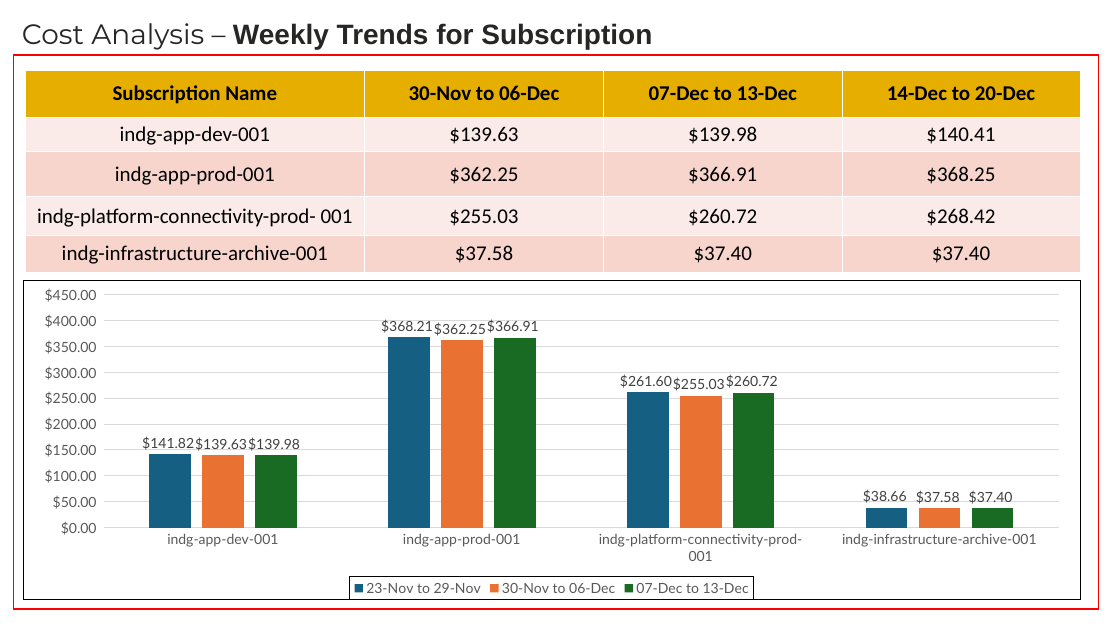
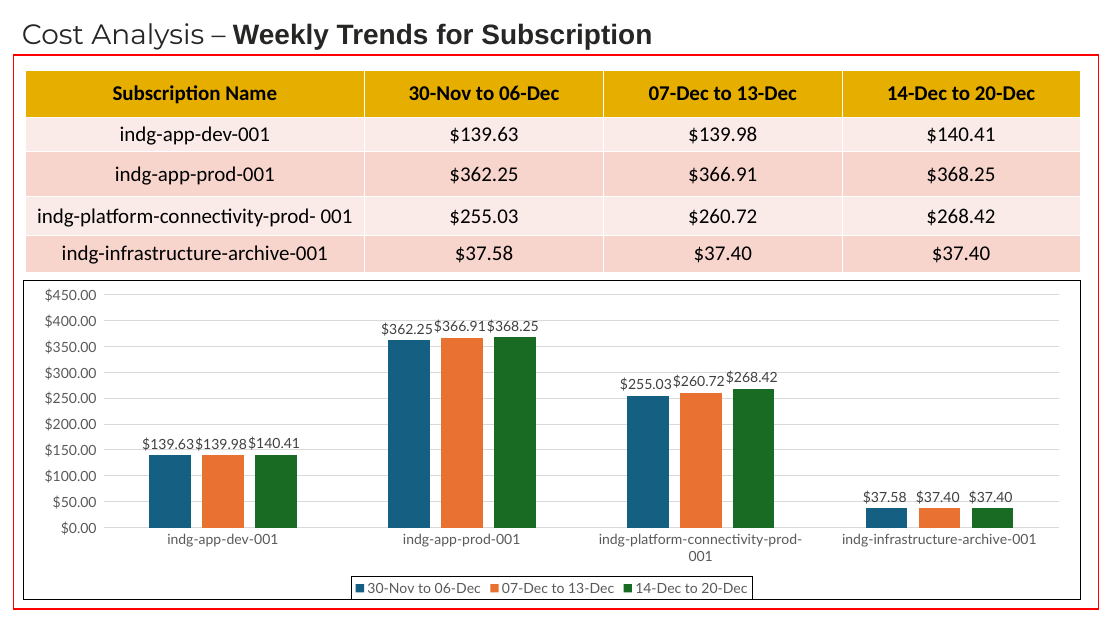
Before and after one commit to Ashu-tosh-Padhi/AshutoshPortfolio, a slide deck: slide 7 of OMEGA Azure(PaaS&SaaS) Module Meeting_23 Dec'25.pptx. Drawn at 1120x630 pixels with LibreOffice and Linux fonts; fonts in the diff are those of the drawing. Boxes give left, top, right and bottom in pixels: in the first picture for what was removed or moved away, otherwise in the second. Text is boxed around its words. In the diff, an @@ line names an element or a change of style, - is before the commit and + after.

```diff
--- a/OMEGA Azure(PaaS&SaaS) Module Meeting_23 Dec'25.pptx
+++ b/OMEGA Azure(PaaS&SaaS) Module Meeting_23 Dec'25.pptx
@@ column chart at [24,280,1081,600] @@
-23-Nov to 29-Nov: 141.82, 368.21, 261.6, 38.66
+30-Nov to 06-Dec: 139.63, 362.25, 255.03, 37.58
-30-Nov to 06-Dec: 139.63, 362.25, 255.03, 37.58
+07-Dec to 13-Dec: 139.98, 366.91, 260.72, 37.4
-07-Dec to 13-Dec: 139.98, 366.91, 260.72, 37.4
+14-Dec to 20-Dec: 140.41, 368.25, 268.42, 37.4
```
Also in this commit, not shown: 4 other slides changed.
